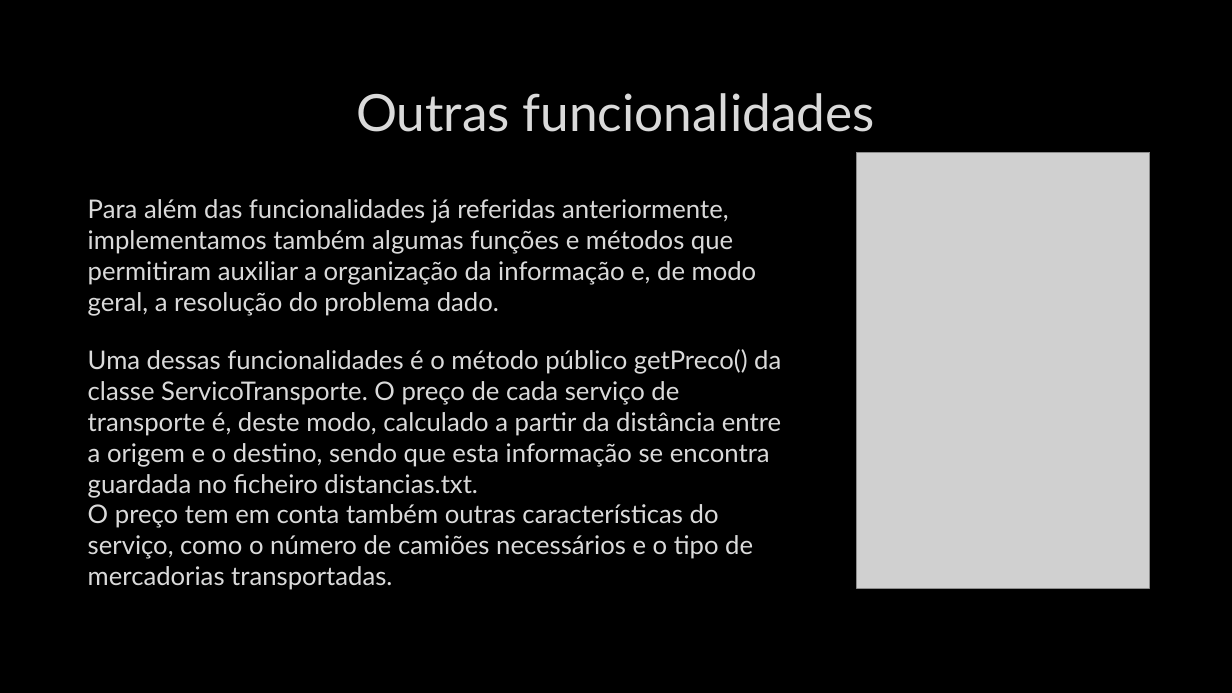
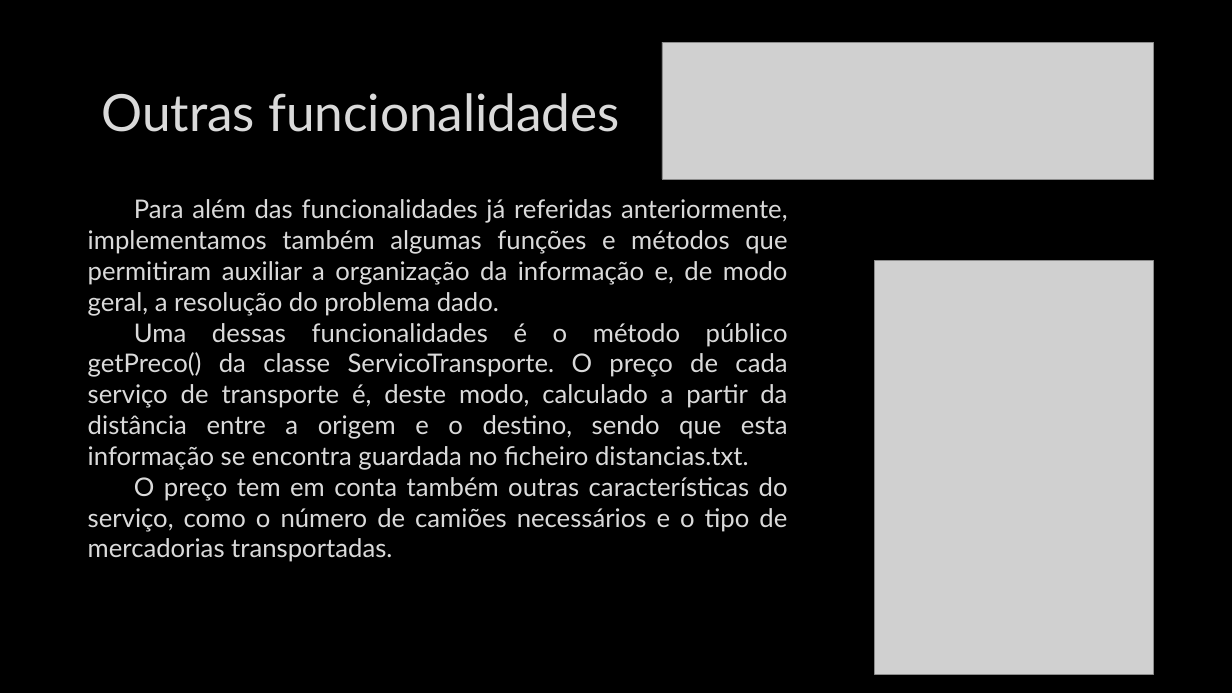
Before and after one commit to Caio-Nogueira/1-Projeto_AEDA, a slide deck: slide 9 of empresa_transportes.pptx (slide 15 before the commit). Drawn at 1232x693 pixels with LibreOffice and Linux fonts; fonts in the diff are those of the drawing; grey boxes stand for pictures; background and template pictures are left out. Boxes give left, top, right and bottom in pixels: in the first picture for what was removed or moved away, otherwise in the second. Text is boxed around its words. In the diff, an @@ line names an element or a change of style, - is before the commit and + after.

```diff
--- a/empresa_transportes.pptx
+++ b/empresa_transportes.pptx
@@ picture added at bbox=[663, 43, 1154, 179] @@
@@ title "Outras funcionalidades" at bbox=[102, 93, 620, 132]: alignment centre to left @@
@@ text "Para além das funcionalidades já ..." at bbox=[88, 199, 788, 562]: alignment left to justified @@
@@ picture: place and size @@
-picture at bbox=[857, 152, 1151, 589]
+picture at bbox=[875, 261, 1153, 675]
```
Also in this commit, not shown: 7 other slides changed, 3 slides added, 6 slides removed.
